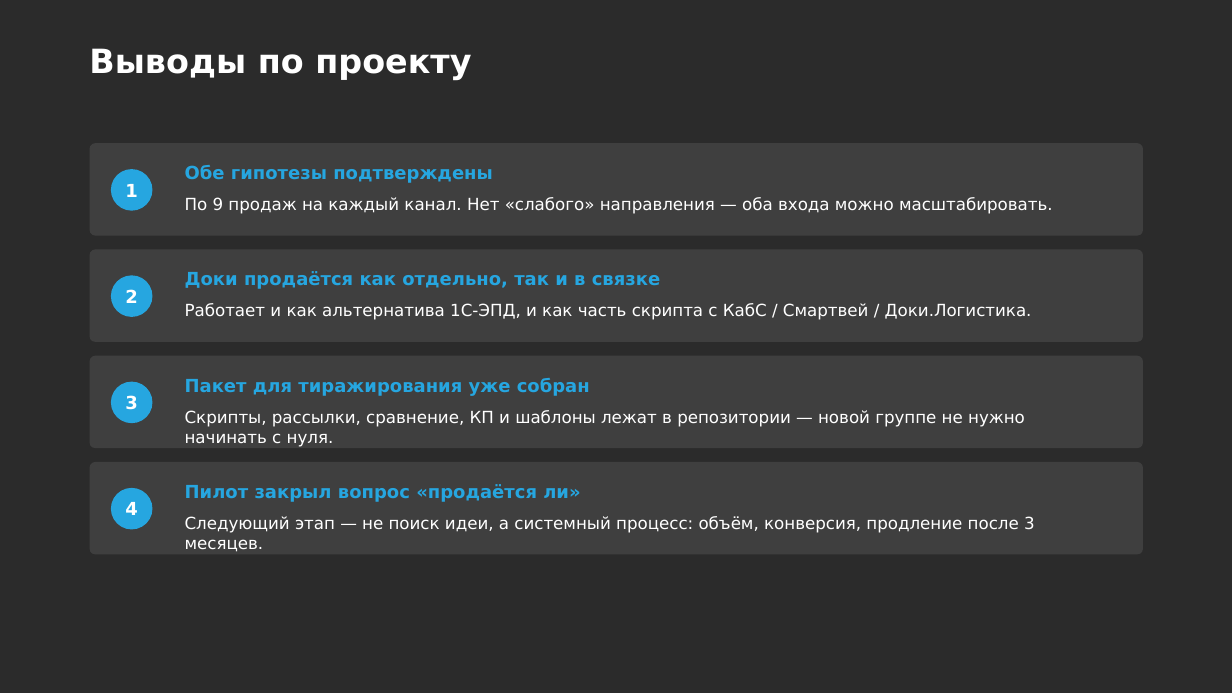
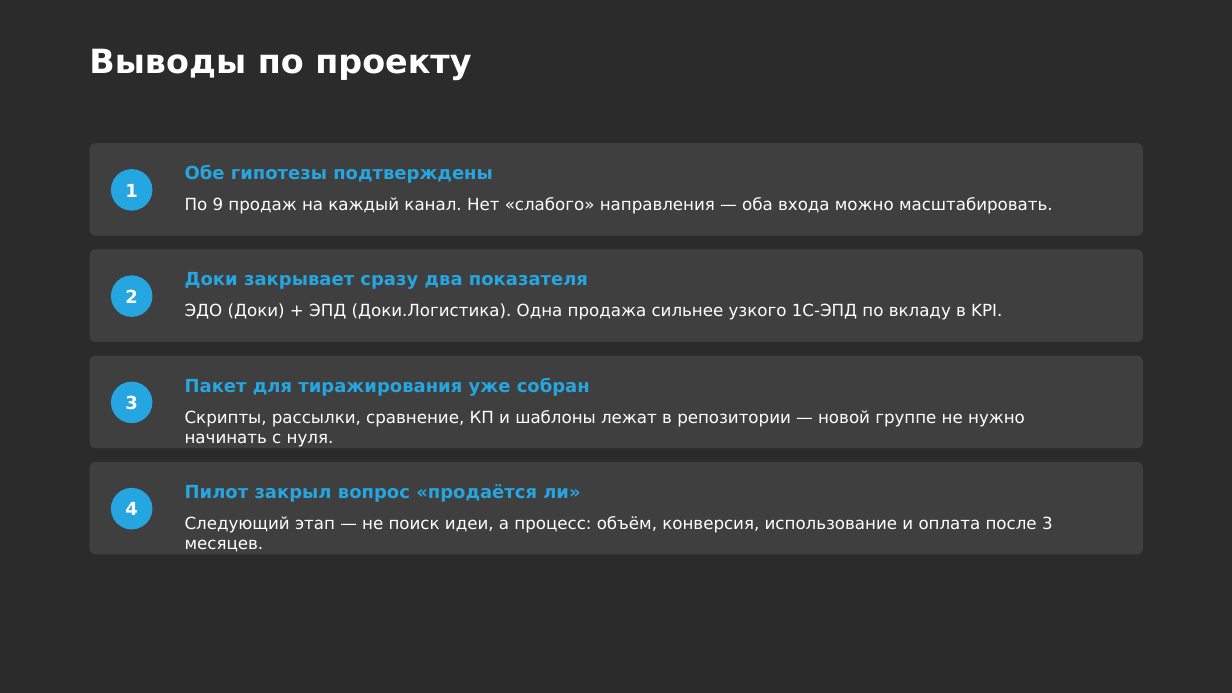
Before and after one commit to daaanilNikonov/for-lisa, a slide deck: slide 11 of presentation/Доки_Аналитика_защита_и_тиражирование.pptx (slide 9 before the commit). Drawn at 1232x693 pixels with LibreOffice and Linux fonts; fonts in the diff are those of the drawing; background and template pictures are left out; a plain dark background stands for a picture behind light text. Boxes give left, top, right and bottom in pixels: in the first picture for what was removed or moved away, otherwise in the second. Text is boxed around its words. In the diff, an @@ line names an element or a change of style, - is before the commit and + after.

```diff
--- a/presentation/Доки_Аналитика_защита_и_тиражирование.pptx
+++ b/presentation/Доки_Аналитика_защита_и_тиражирование.pptx
@@ text at box(185, 272, 588, 289): text changed @@
-Доки продаётся как отдельно, так и в связке
+Доки закрывает сразу два показателя
@@ text at box(185, 303, 1002, 320): text changed @@
-Работает и как альтернатива 1С-ЭПД, и как часть скрипта с КабС / Смартвей / Доки.Логистика.
+ЭДО (Доки) + ЭПД (Доки.Логистика). Одна продажа сильнее узкого 1С-ЭПД по вкладу в KPI.
@@ text at box(185, 516, 1053, 552): text changed @@
-Следующий этап — не поиск идеи, а системный процесс: объём, конверсия, продление после 3 месяцев.
+Следующий этап — не поиск идеи, а процесс: объём, конверсия, использование и оплата после 3 месяцев.
```
Also in this commit, not shown: 8 other slides changed, 2 slides added, 1 other file.
